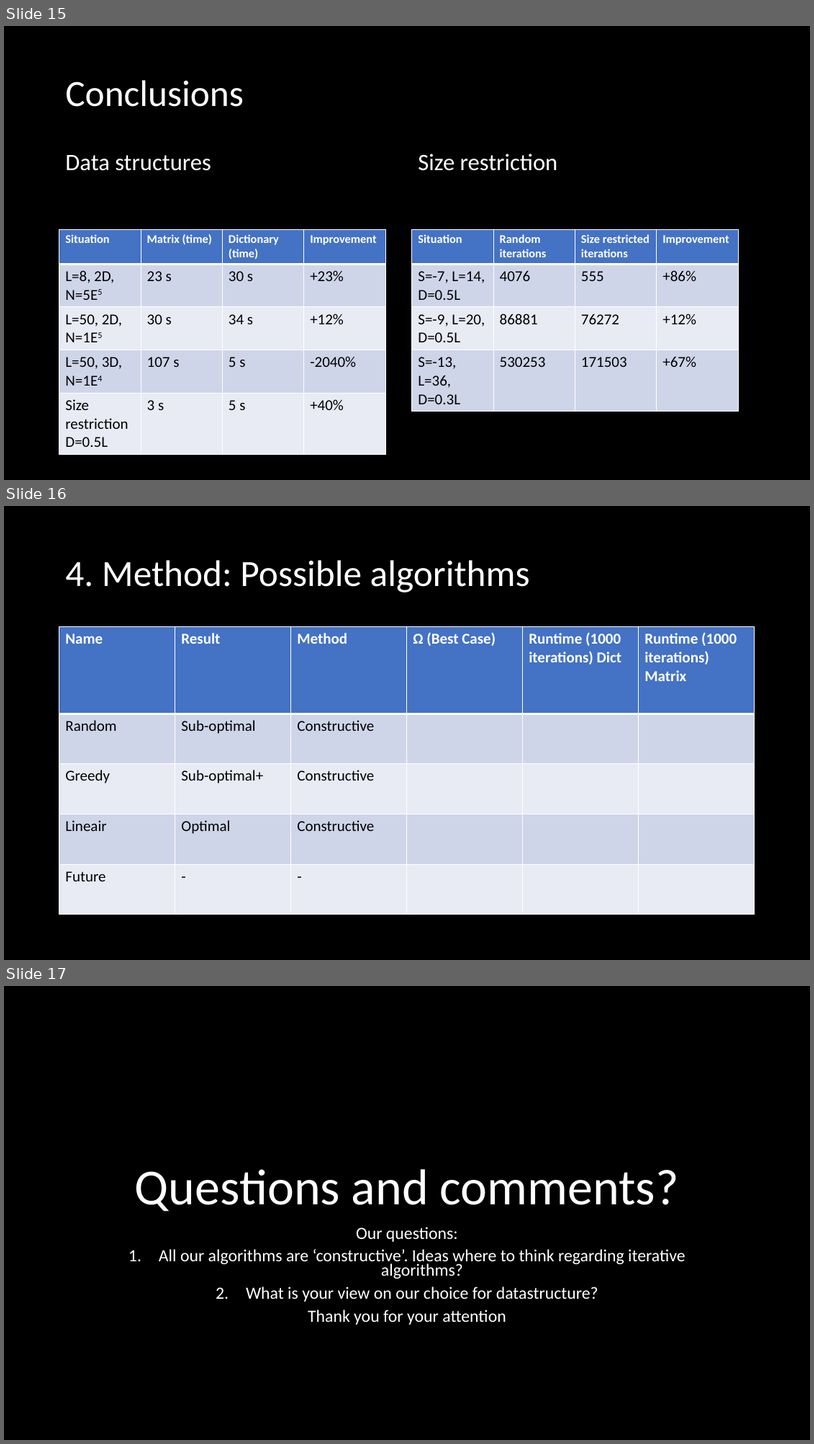
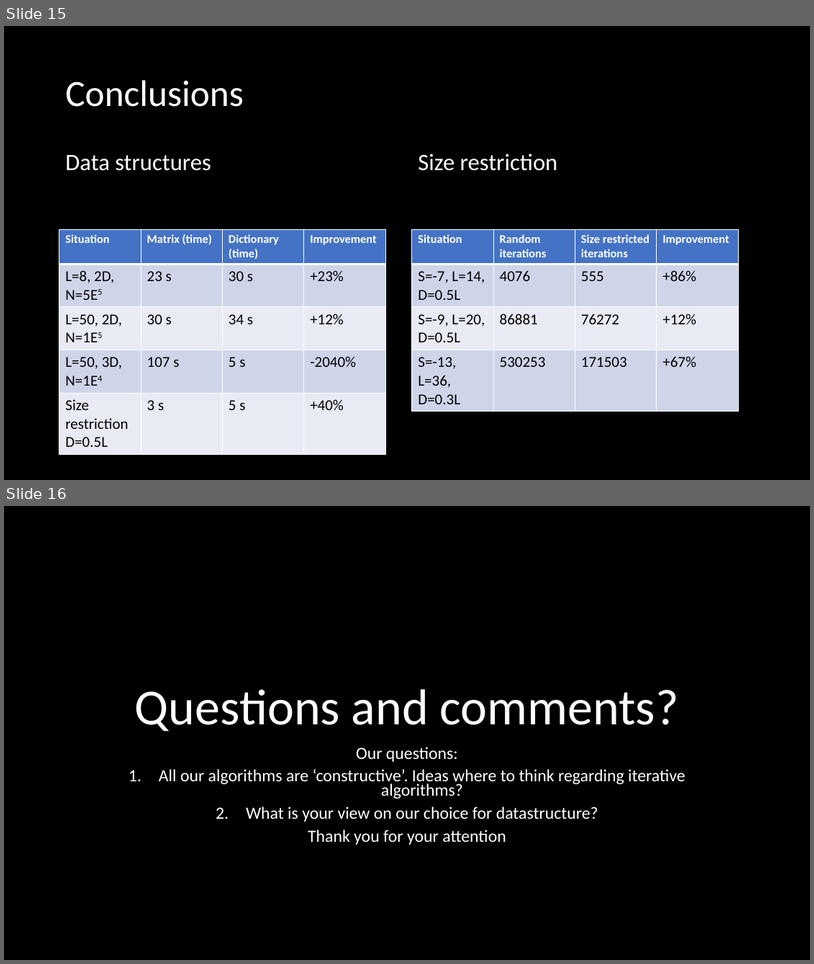
Before and after one commit to Loek21/Protein-Pow-d-er, a slide deck: Documentation/PPP, Week 2, Meeting 1.pptx. Shown one above the other, each under a label of ours: slides 15, 16 and 17 before the commit, slides 15 and 16 after it. The pictures are 814x1444 and 814x964 pixels, drawn with LibreOffice and Linux fonts; fonts in the diff are those of the drawing. Boxes give left, top, right and bottom in pixels: in the first picture for what was removed or moved away, otherwise in the second. Text is boxed around its words. In the diff, an @@ line names an element or a change of style, - is before the commit and + after.

Commit message:
Removed dia in case of presentation

```diff
--- a/Documentation/PPP, Week 2, Meeting 1.pptx
+++ b/Documentation/PPP, Week 2, Meeting 1.pptx
@@ slide 16 removed at (4, 506, 810, 960), background #000000 @@
@@ title removed at (65, 560, 530, 592) @@
-4. Method: Possible algorithms
@@ table removed at (59, 627, 756, 914), 5 rows, 6 columns @@
-Name | Result | Method | Ω (Best Case) | Runtime (1000 iterations) Dict | Runtime (1000 iterations) Matrix
-Random | Sub-optimal | Constructive |  |  | 
-Greedy | Sub-optimal+ | Constructive |  |  | 
-Lineair | Optimal | Constructive |  |  | 
-Future | - | - |  |  | 
@@ what was slide 17 is now slide 16 @@
```
Also in this commit, not shown: 2 other files.
